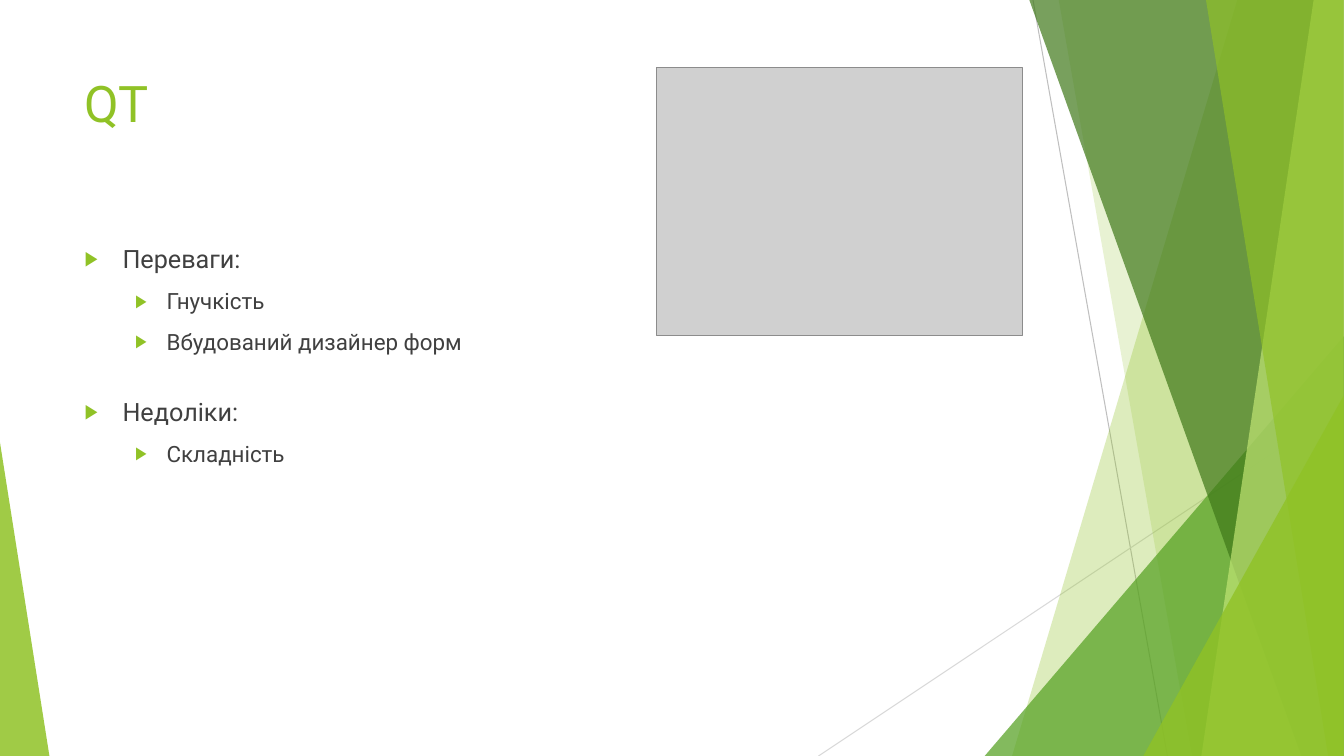
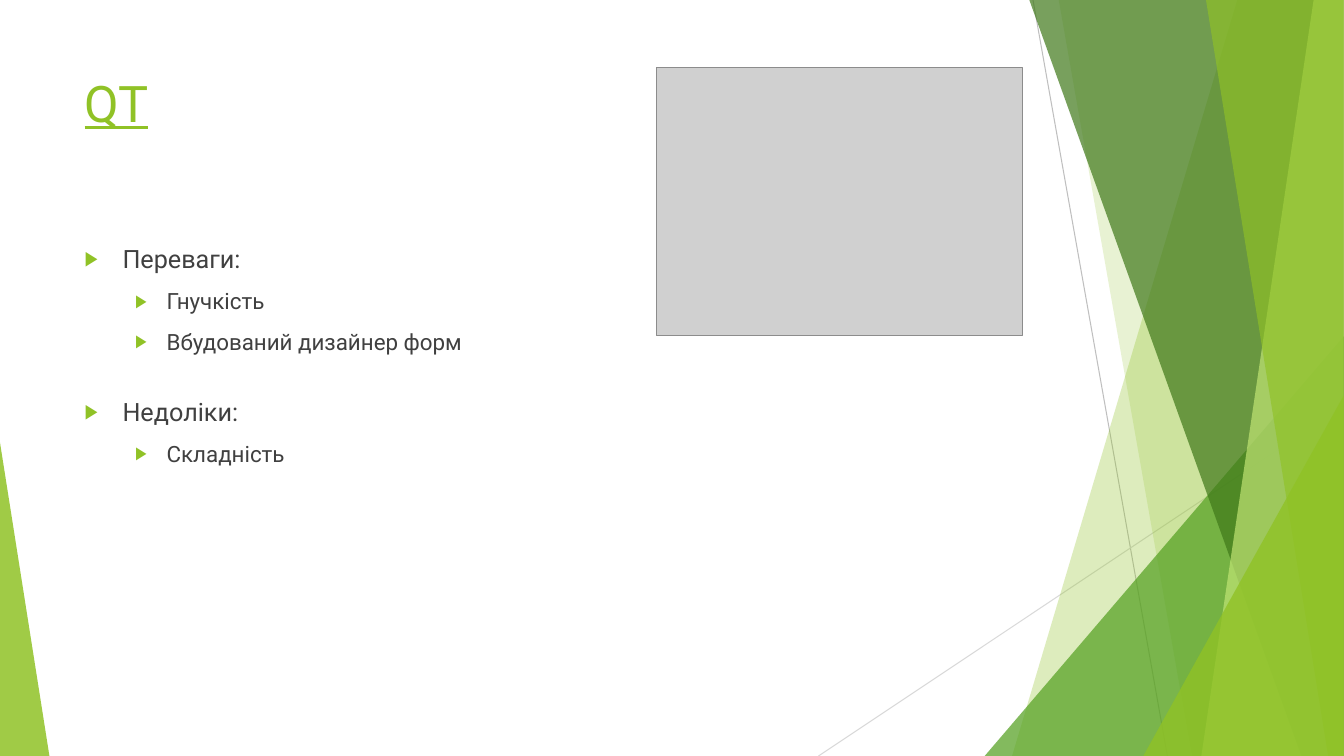
Before and after one commit to BohdanRozov/Boida27, a slide deck: slide 7 of Курсова робота на тему.pptx (slide 6 before the commit). Drawn at 1344x756 pixels with LibreOffice and Linux fonts; fonts in the diff are those of the drawing; grey boxes stand for pictures. Boxes give left, top, right and bottom in pixels: in the first picture for what was removed or moved away, otherwise in the second. Text is boxed around its words. In the diff, an @@ line names an element or a change of style, - is before the commit and + after.

```diff
--- a/Курсова робота на тему.pptx
+++ b/Курсова робота на тему.pptx
@@ title "QT" at [85, 85, 149, 129]: underline on @@
```
Also in this commit, not shown: 2 other slides changed, 3 slides added.
